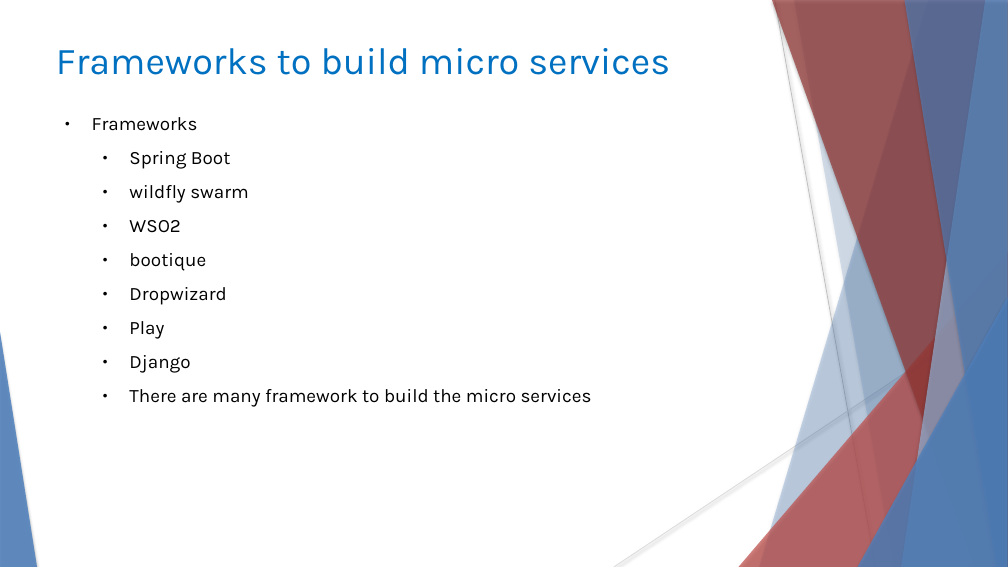
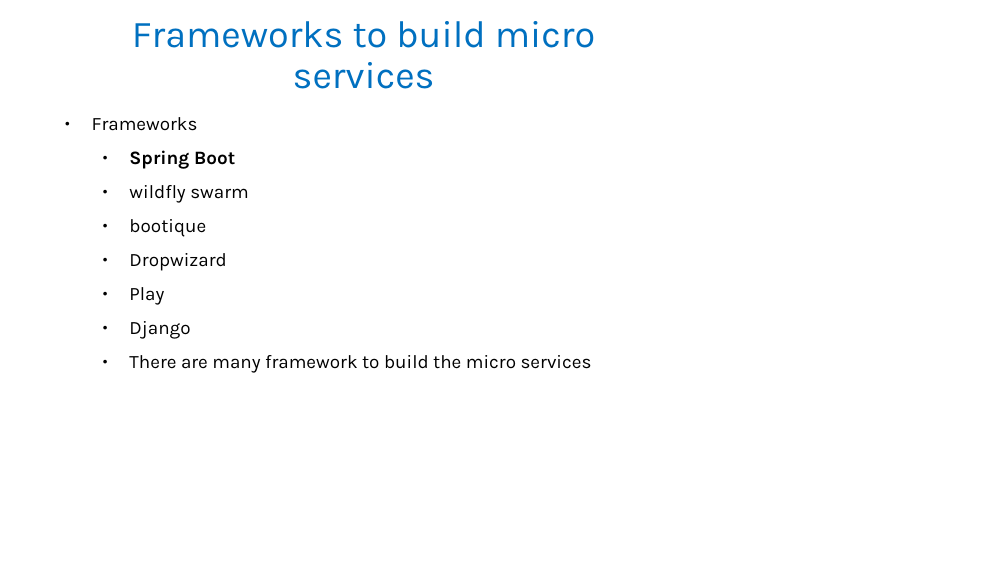
Before and after one commit to rameshbgm/Microservice, a slide deck: slide 11 of Micro Services.pptx (slide 13 before the commit). Drawn at 1008x567 pixels with LibreOffice and Linux fonts; fonts in the diff are those of the drawing. Boxes give left, top, right and bottom in pixels: in the first picture for what was removed or moved away, otherwise in the second. Text is boxed around its words. In the diff, an @@ line names an element or a change of style, - is before the commit and + after.

```diff
--- a/Micro Services.pptx
+++ b/Micro Services.pptx
@@ title "Frameworks to build micro services": place and size @@
-title "Frameworks to build micro services" at box(56, 48, 670, 75)
+title "Frameworks to build micro services" at box(132, 21, 595, 89)
@@ title "Frameworks to build micro services" at box(132, 21, 595, 89): alignment left to centre; vertical alignment middle to bottom @@
@@ freeform shape removed at box(759, 0, 1008, 567) @@
@@ freeform shape removed at box(772, 0, 1008, 567) @@
@@ line removed from (775, 0) to (876, 567) @@
@@ freeform shape removed at box(794, 0, 1008, 567) @@
@@ freeform shape removed at box(901, 0, 1008, 567) @@
@@ freeform shape removed at box(904, 0, 1008, 567) @@
@@ text at box(129, 150, 235, 169): bold on in "Spring Boot" @@
@@ text at box(129, 220, 180, 233): paragraph removed @@
-  ● WSO2
@@ triangle removed at box(739, 252, 1008, 567) @@
@@ triangle removed at box(858, 297, 1008, 567) @@
@@ line removed from (1008, 305) to (614, 567) @@
@@ triangle removed at box(0, 332, 37, 567) @@
```
Also in this commit, not shown: 16 other slides changed, 4 slides added, 6 slides removed.
